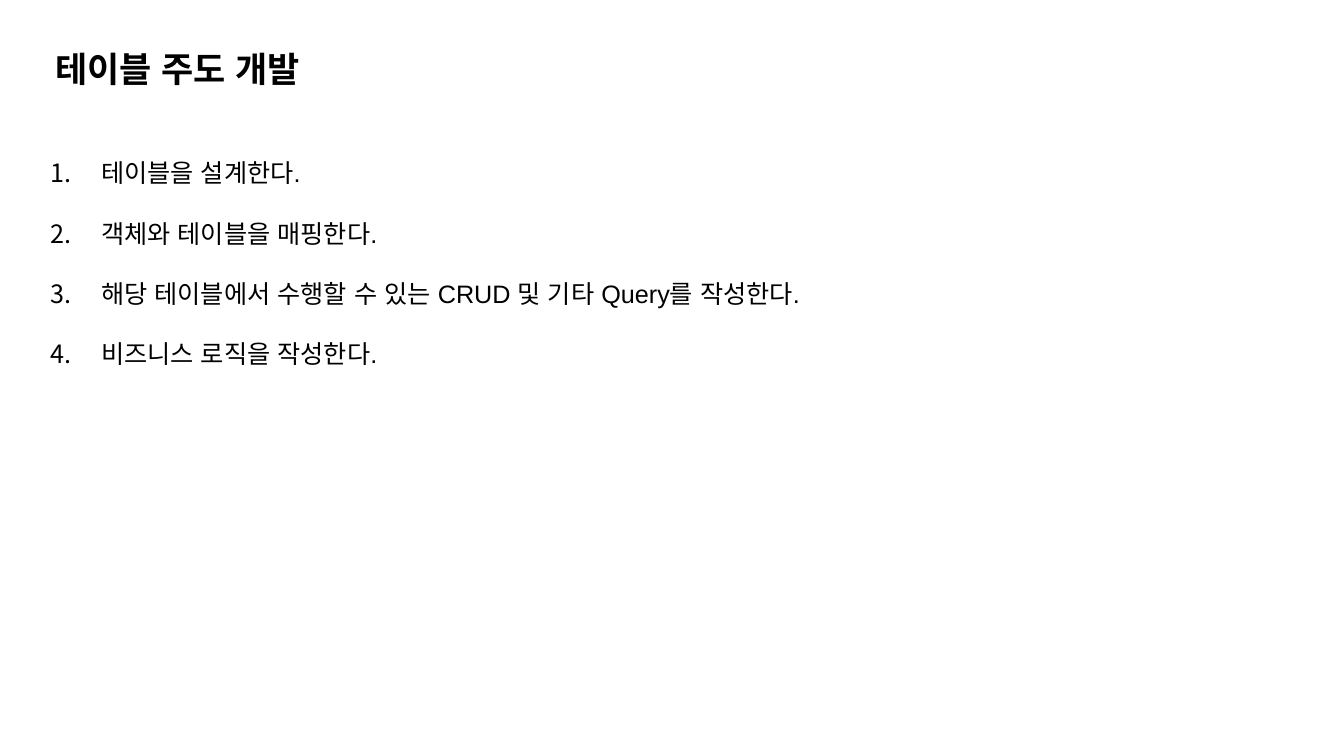
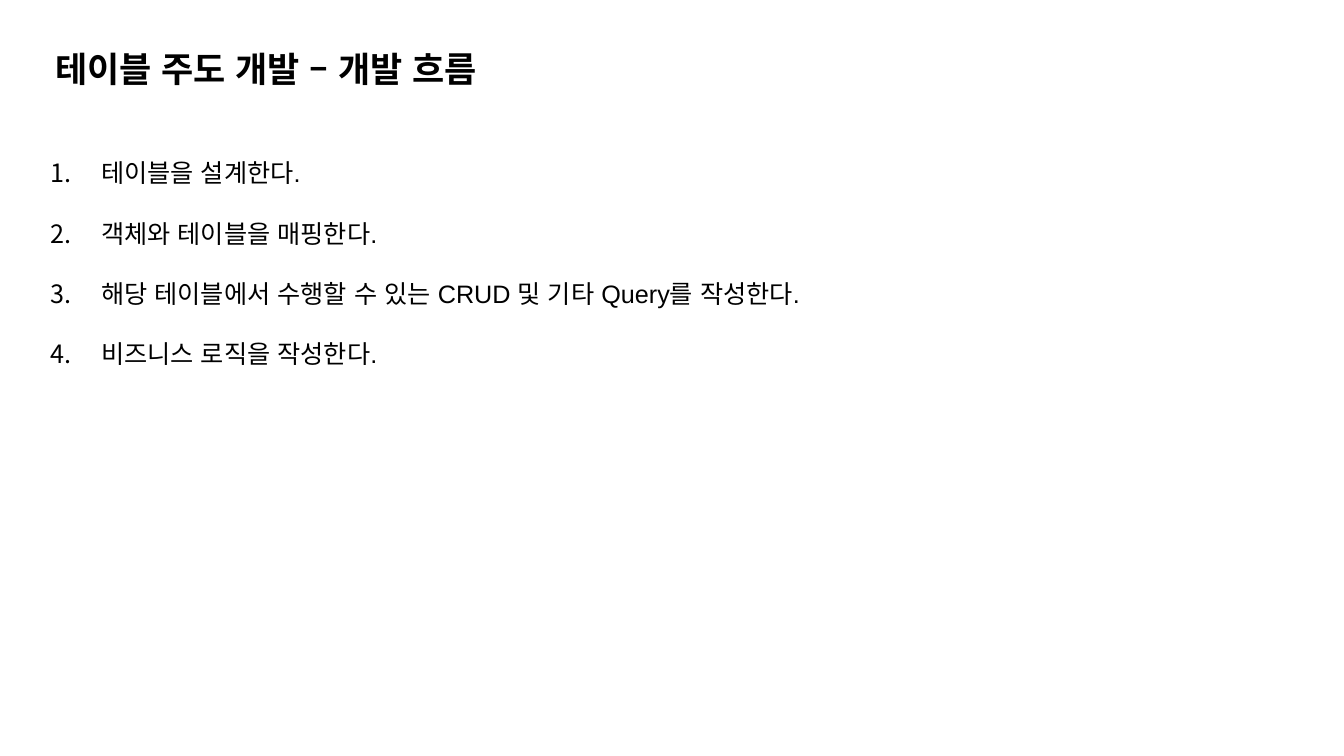
Before and after one commit to K-Diger/RealOOP, a slide deck: slide 39 of RealOOP.pptx (slide 34 before the commit). Drawn at 1344x756 pixels with LibreOffice and Linux fonts; fonts in the diff are those of the drawing. Boxes give left, top, right and bottom in pixels: in the first picture for what was removed or moved away, otherwise in the second. Text is boxed around its words. In the diff, an @@ line names an element or a change of style, - is before the commit and + after.

```diff
--- a/RealOOP.pptx
+++ b/RealOOP.pptx
@@ text at box(56, 52, 477, 85): text changed @@
-테이블 주도 개발
+테이블 주도 개발 – 개발 흐름
```
Also in this commit, not shown: 17 other slides changed, 8 slides added, 2 slides removed.
